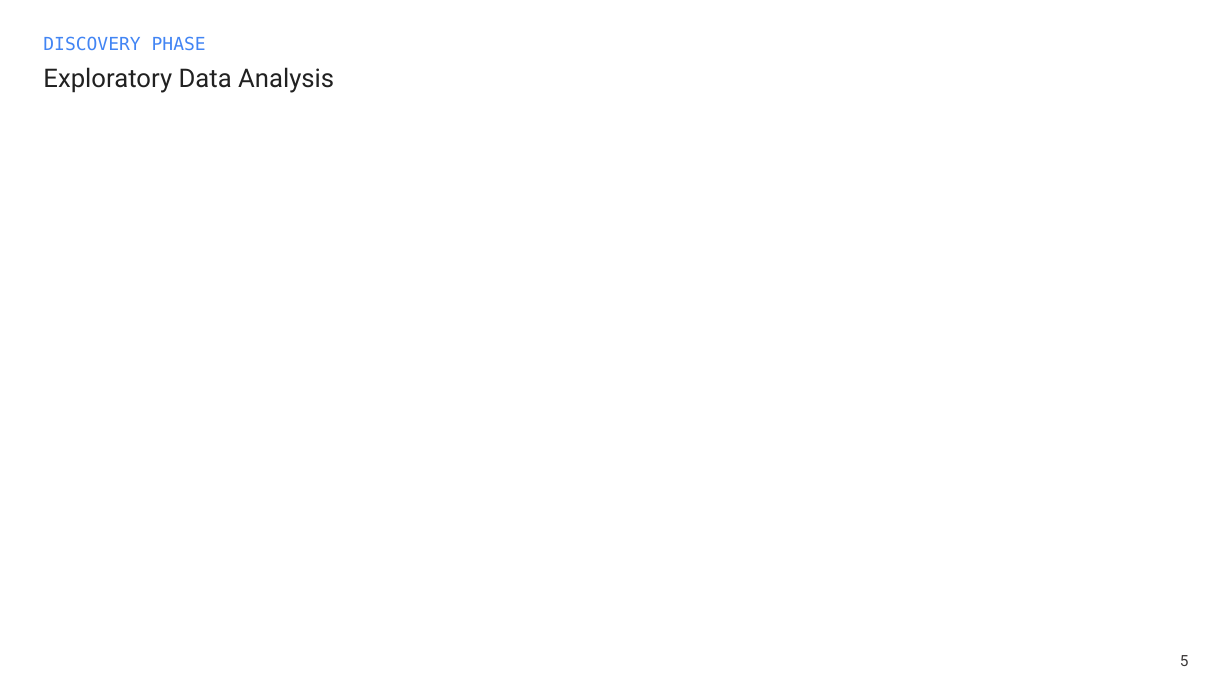
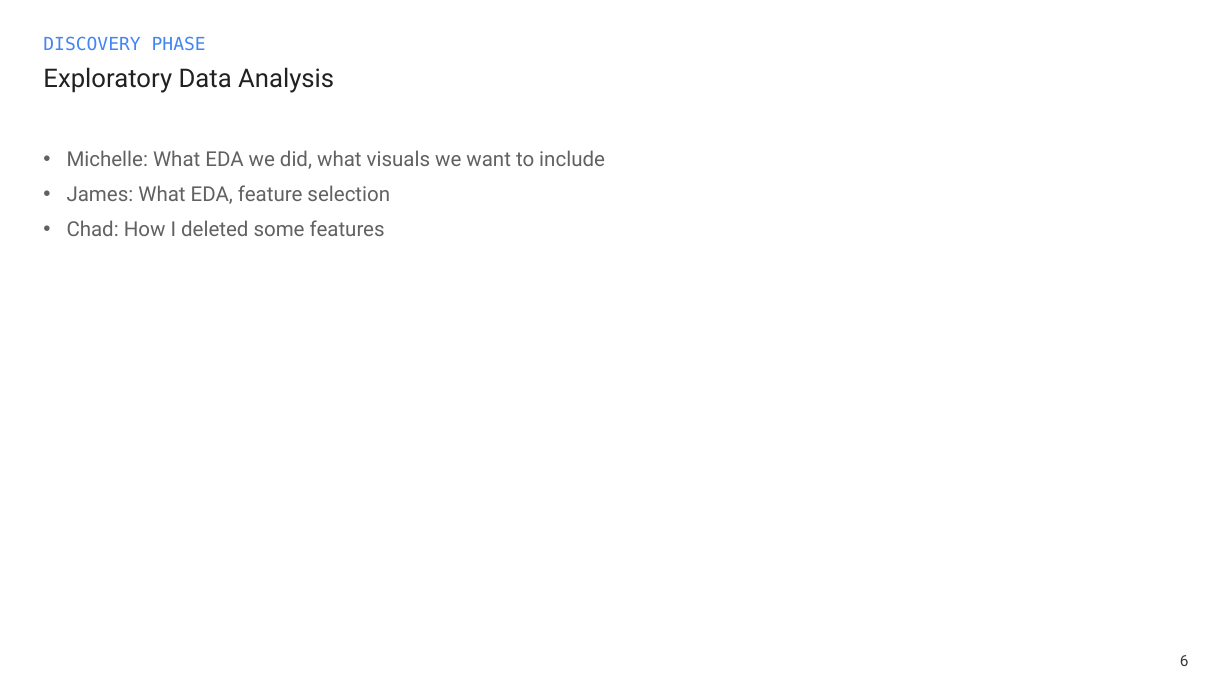
Before and after one commit to AlexGalczak/ML-Ames, a slide deck: slide 6 of ppt/ML-Ames.pptx (slide 5 before the commit). Drawn at 1232x693 pixels with LibreOffice and Linux fonts; fonts in the diff are those of the drawing. Boxes give left, top, right and bottom in pixels: in the first picture for what was removed or moved away, otherwise in the second. Text is boxed around its words. In the diff, an @@ line names an element or a change of style, - is before the commit and + after.

Commit message:
update ml part - chad

```diff
--- a/ppt/ML-Ames.pptx
+++ b/ppt/ML-Ames.pptx
@@ text added at (67,150,605,236), 16 pt, text #616161 @@
+• Michelle: What EDA we did, what visuals we want to include
+• James: What EDA, feature selection
+• Chad: How I deleted some features
@@ page number at (1180,655,1189,666): text changed @@
-5
+6
```
Also in this commit, not shown: 8 other slides changed, 1 slide added, 2 other files.
